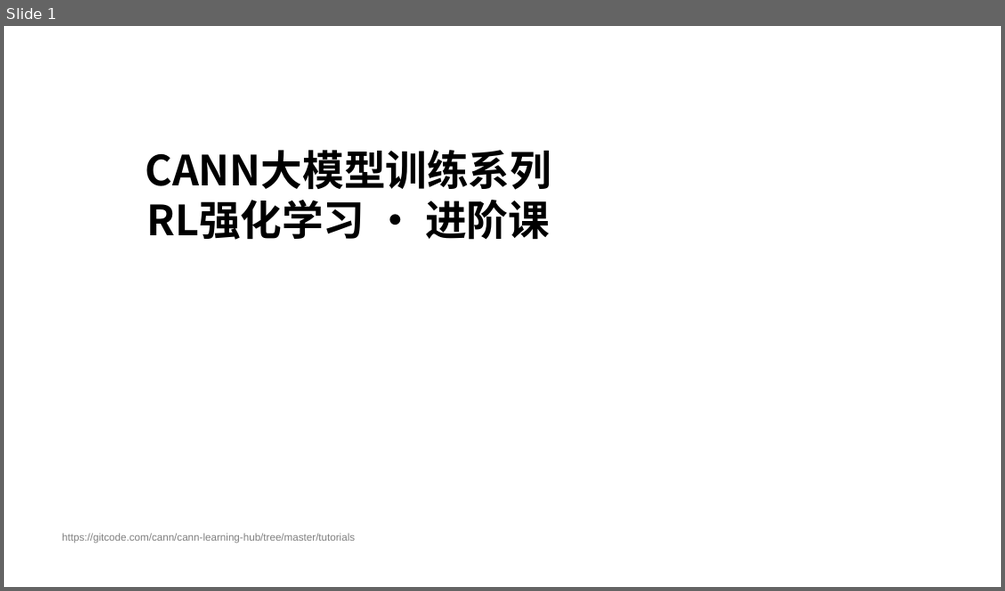
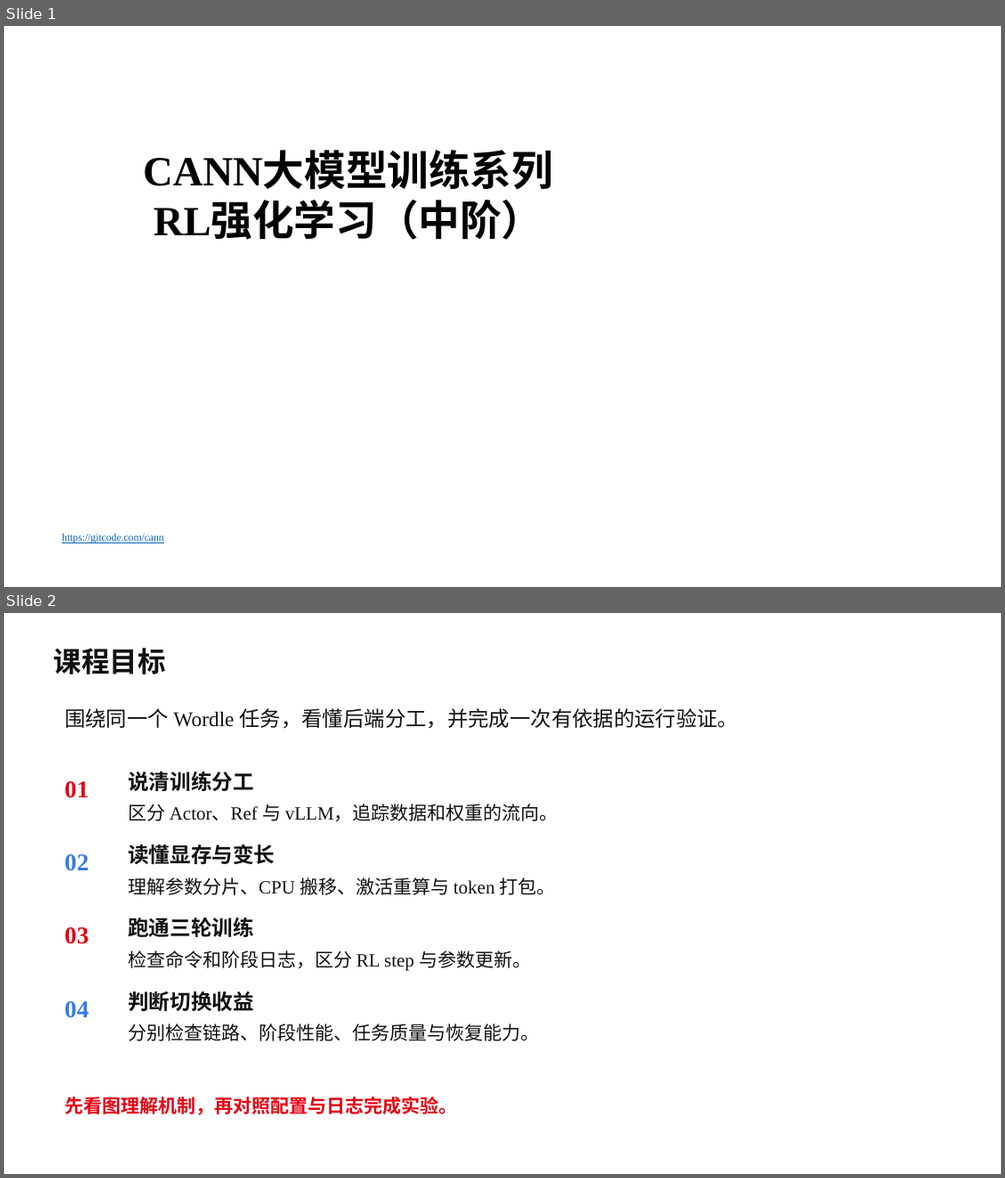
Before and after one commit to hicann/cann-learning-hub, a slide deck: tutorials/rl_training_pipeline/slides/02_rl_training_pipeline.pptx. Shown one above the other, each under a label of ours: slide 1 before the commit, slides 1 and 2 after it. The pictures are 1005x591 and 1005x1178 pixels, drawn with LibreOffice and Linux fonts; fonts in the diff are those of the drawing; background and template pictures are left out. Boxes give left, top, right and bottom in pixels: in the first picture for what was removed or moved away, otherwise in the second. Text is boxed around its words. In the diff, an @@ line names an element or a change of style, - is before the commit and + after.

Commit message:
docs: 更新 SFT/RL 中阶课程课件

# message auto-generated for no-merge-commit merge:
!1071 merge sft2 into test

docs: 更新 SFT/RL 中阶课程课件

Description: ## 描述
更新了训练课程SFT和RL部分的PPT

## 关联的Issue
不涉及ISSUE

## 测试
本次不涉及代码修改，无需测试

## 文档更新
在SFT和RL中的主README中新增对应的PPT链接地址

## 类型标签
<!--  [x] 表示选中 -->
- [ ] Bug修复
- [ ] 新特性
- [ ] 内容优化
- [x] 其他，请描述：更新课程PPT

## 其他信息
<!-- 在这里可以添加任何与这个 Pull Request 相关的其他说明。 -->

See merge request: cann/cann-learning-hub!1071

```diff
--- a/tutorials/rl_training_pipeline/slides/02_rl_training_pipeline.pptx
+++ b/tutorials/rl_training_pipeline/slides/02_rl_training_pipeline.pptx
@@ slide 2 added at <box>4,613,1001,1174</box>, background picture (left out) @@
@@ text added at <box>54,648,166,674</box>, 27 pt, text #111111, bold @@
+课程目标
@@ text added at <box>65,708,738,729</box>, 20 pt, text #111111 @@
+围绕同一个 Wordle 任务，看懂后端分工，并完成一次有依据的运行验证。
@@ text added at <box>128,771,254,791</box>, 20.2 pt, text #111111, bold @@
+说清训练分工
@@ text added at <box>65,781,89,798</box>, 23.2 pt, text #E60012, bold @@
+01
@@ text added at <box>128,804,558,821</box>, 18 pt, text #111111 @@
+区分 Actor、Ref 与 vLLM，追踪数据和权重的流向。
@@ text added at <box>128,844,275,864</box>, 20.2 pt, text #111111, bold @@
+读懂显存与变长
@@ text added at <box>65,854,89,871</box>, 23.2 pt, text #357AE8, bold @@
+02
@@ text added at <box>128,877,556,895</box>, 18 pt, text #111111 @@
+理解参数分片、CPU 搬移、激活重算与 token 打包。
@@ text added at <box>65,927,89,944</box>, 23.2 pt, text #E60012, bold @@
+03
@@ text added at <box>128,917,254,937</box>, 20.2 pt, text #111111, bold @@
+跑通三轮训练
@@ text added at <box>128,950,531,971</box>, 18 pt, text #111111 @@
+检查命令和阶段日志，区分 RL step 与参数更新。
@@ text added at <box>65,1001,89,1018</box>, 23.2 pt, text #357AE8, bold @@
+04
@@ text added at <box>128,991,254,1011</box>, 20.2 pt, text #111111, bold @@
+判断切换收益
@@ text added at <box>128,1023,539,1041</box>, 18 pt, text #111111 @@
+分别检查链路、阶段性能、任务质量与恢复能力。
@@ text added at <box>65,1096,457,1115</box>, 18 pt, text #E60012, bold @@
+先看图理解机制，再对照配置与日志完成实验。
@@ slide 1 changed as well @@
@@ text at <box>143,153,553,190</box>: font Noto Sans CJK SC to Times New Roman in "CANN大模型训练系列" @@
@@ text at <box>154,203,543,240</box>: text changed; font Noto Sans CJK SC to Times New Roman @@
-RL强化学习 · 进阶课
+RL强化学习（中阶）
@@ text at <box>62,533,164,543</box>: text changed; font Arial to Times New Roman; text colour #808080 to #0563C1 @@
-https://gitcode.com/cann/cann-learning-hub/tree/master/tutorials
+https://gitcode.com/cann
```
Also in this commit, not shown: 4 other slides changed, 27 other slides added, 34 slides removed, 1 other file.
